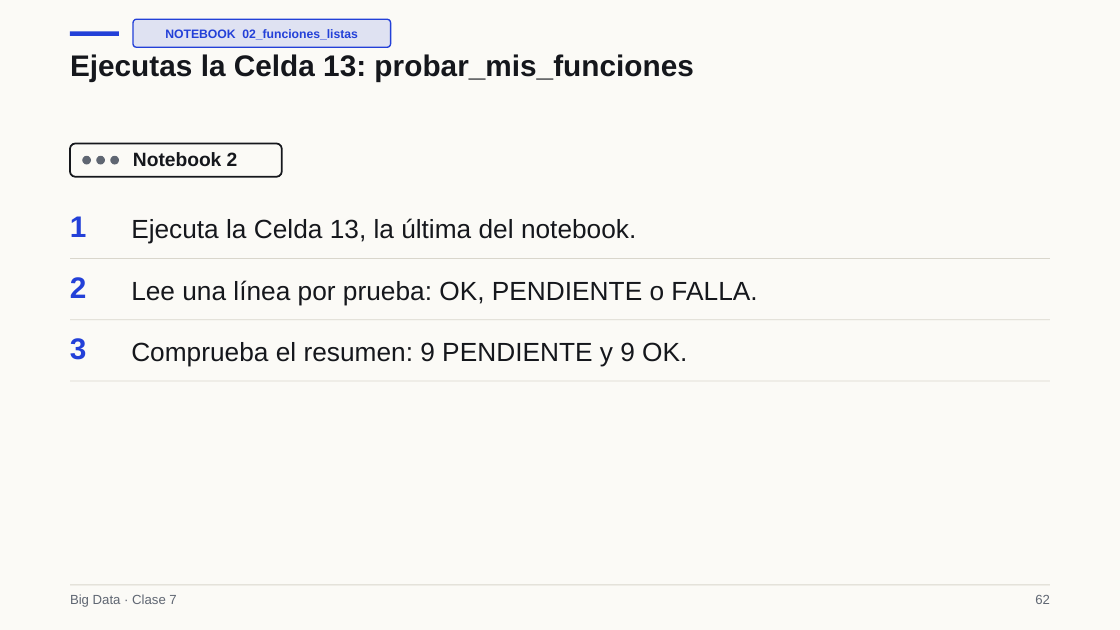
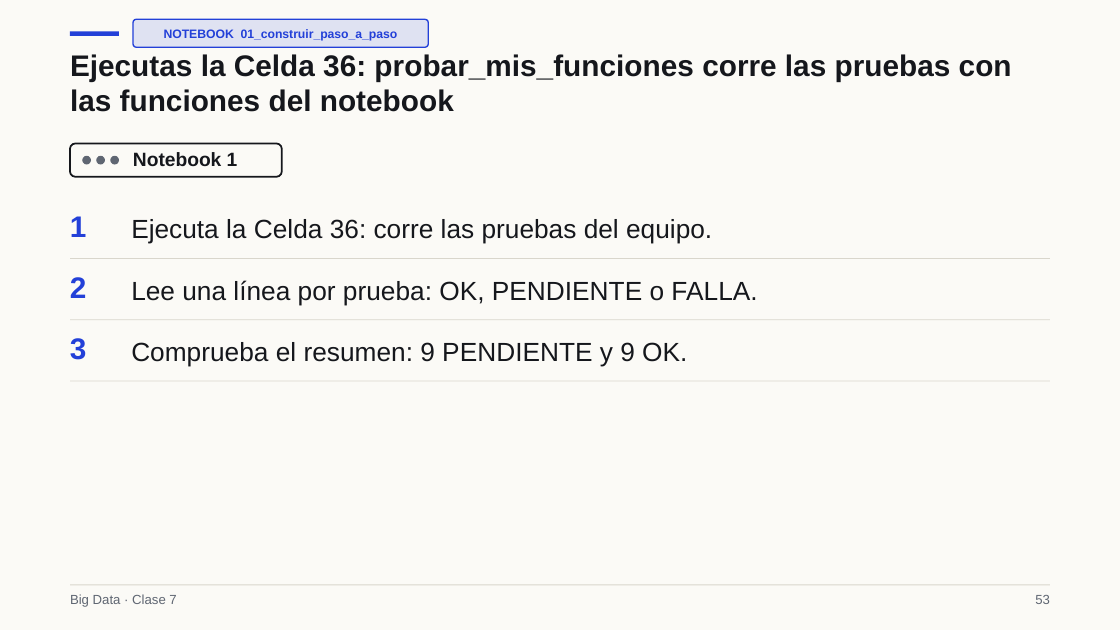
Before and after one commit to Apaezc/bigdata-udem-2026, a slide deck: slide 53 of curso/clase07/deck/slides.pptx (slide 62 before the commit). Drawn at 1120x630 pixels with LibreOffice and Linux fonts; fonts in the diff are those of the drawing. Boxes give left, top, right and bottom in pixels: in the first picture for what was removed or moved away, otherwise in the second. Text is boxed around its words. In the diff, an @@ line names an element or a change of style, - is before the commit and + after.

```diff
--- a/curso/clase07/deck/slides.pptx
+++ b/curso/clase07/deck/slides.pptx
@@ rounded rectangle resized from (x1=133, y1=19, x2=391, y2=47) to (x1=133, y1=19, x2=429, y2=47) @@
@@ text at (x1=164, y1=29, x2=398, y2=41): text changed @@
-NOTEBOOK 02_funciones_listas
+NOTEBOOK 01_construir_paso_a_paso
@@ text at (x1=70, y1=54, x2=1012, y2=112): text changed @@
-Ejecutas la Celda 13: probar_mis_funciones
+Ejecutas la Celda 36: probar_mis_funciones corre las pruebas con las funciones del notebook
@@ text at (x1=133, y1=152, x2=238, y2=166): text changed @@
-Notebook 2
+Notebook 1
@@ text at (x1=131, y1=219, x2=712, y2=244): text changed @@
-Ejecuta la Celda 13, la última del notebook.
+Ejecuta la Celda 36: corre las pruebas del equipo.
@@ text at (x1=1035, y1=595, x2=1050, y2=604): text changed @@
-62
+53
```
Also in this commit, not shown: 62 other slides changed, 1 slide added, 6 slides removed, 17 other files.
